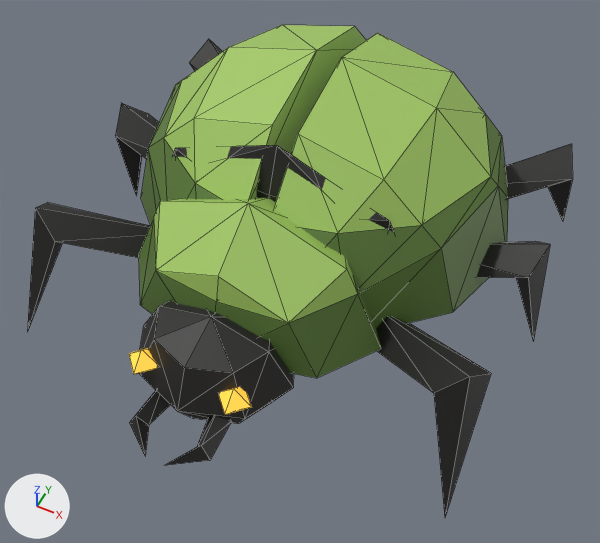
Two versions of the FBX model meshes/Enemies/Mite.fbx, one commit apart.
One viewpoint serves both versions: a 50 mm camera at (1.71, -3.43, 4.5) aimed at (0.16, -0.34, 0.63). Arrows for +X, +Y and +Z are at lower left; the lights stay in place. The picture after the commit comes second. Mesh edges are drawn as thin lines.

The scene before the commit, as lines of its bpy script (objects in view):
```python
me_head_001 = bpy.data.meshes.new('Head.001')
me_head_001.from_pydata(...)  # 74 vertices, 128 faces; spans x -1.06..1.06, y -1.65..1.65, z -0.68..0.68
me_head_001.materials.append(mat_m_2)  # black #1e1d1b
me_legsr_001 = bpy.data.meshes.new('LegsR.001')
me_legsr_001.from_pydata(...)  # 27 vertices, 42 faces; spans x -0.48..0.48, y -1.34..1.34, z -0.48..0.48
me_legsr_001.materials.append(mat_m_2)  # black #1e1d1b
me_shell_001 = bpy.data.meshes.new('Shell.001')
me_shell_001.from_pydata(...)  # 39 vertices, 66 faces; spans x -1.07..1.07, y -1.16..1.16, z -0.37..0.37
me_shell_001.materials.append(mat_m_0)  # green #a2c863
me_shellside_001 = bpy.data.meshes.new('ShellSide.001')
me_shellside_001.from_pydata(...)  # 62 vertices, 112 faces; spans x -1.28..1.28, y -1.31..1.31, z -0.31..0.31
me_shellside_001.materials.append(mat_m_1)  # dark green #5b7a37
ob_head = bpy.data.objects.new('Head', me_head_001)
ob_head.location = (0.0, -0.13, 0.865)
ob_legsr = bpy.data.objects.new('LegsR', me_legsr_001)
ob_legsr.location = (-1.122, 0.18, 0.485)
ob_shell = bpy.data.objects.new('Shell', me_shell_001)
ob_shell.location = (0.0, 0.122, 1.37)
ob_shellside = bpy.data.objects.new('ShellSide', me_shellside_001)
ob_shellside.location = (0.0, 0.17, 0.91)
# also in view: 'LegsL' at (1.12, 0.18, 0.48); 'Eyes' at (0.0, -1.38, 0.7)
```
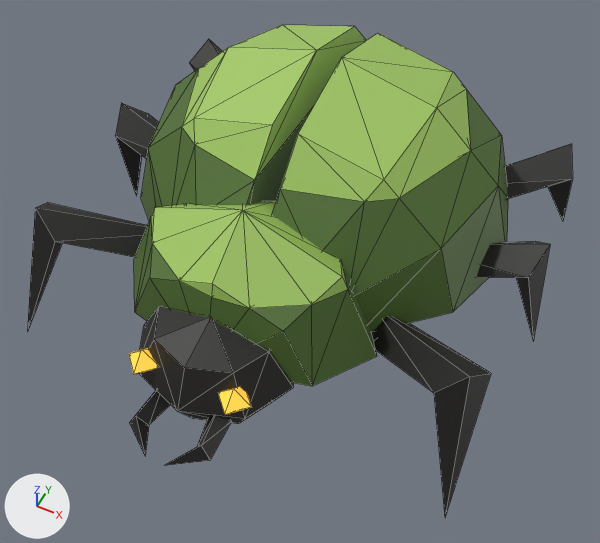
Where the newer file only moved an object's origin or applied its transform, the numbers keep the older frame.

Changed parts and their boxes [x1, y1, x2, y2] in the pictures (600 x 543 px; the box of a moved part takes in the faces that stretch with it):
'Shell', reshaped, moved: before [154, 25, 491, 323]; after [151, 25, 471, 308]
'ShellSide', reshaped (7% taller): before [139, 80, 508, 378]; after [134, 68, 508, 386]
'Head', reshaped: before [129, 145, 394, 465]; after [129, 306, 376, 465]
part 1 of me_shellside_001, moved or reshaped: before [139, 80, 502, 378]; after [134, 68, 502, 386]
part 2 of me_head_001, deleted: before [172, 145, 394, 232]
part 3 of me_shell_001, rebuilt (9% narrower, 11% shorter): before [164, 25, 366, 200]; after [182, 25, 366, 180]
part 4 of me_shell_001, rebuilt (14% shorter): before [154, 198, 358, 323]; after [151, 201, 348, 308]
part 5 of me_shell_001, rebuilt (12% narrower, 15% shorter): before [274, 33, 491, 233]; after [280, 33, 471, 202]

The change in detail:
me_shell_001 is used by ob_shell; location (0.0, 0.122, 1.37).
me_shell_001 had 39 vertices, 66 faces and spanned x -1.07..1.07, y -1.16..1.16, z -0.37..0.37.
me_shell_001 now has 43 vertices, 74 faces and spans x -0.92..0.92, y -1.11..1.11, z -0.33..0.33.
me_shell_001 part 3: the loose piece of 13 vertices spanning x -1.07..-0.08, y -0.68..1.16, z -0.15..0.37 is rebuilt with 13 vertices and now spans x -0.92..-0.08, y -0.46..1.11, z -0.05..0.33.
me_shell_001 part 4: the loose piece of 13 vertices spanning x -0.67..0.67, y -1.16..-0.37, z -0.37..0.03 is rebuilt with 17 vertices and now spans x -0.63..0.63, y -1.11..-0.36, z -0.33..-0.01.
me_shell_001 part 5: the loose piece of 13 vertices spanning x 0.08..1.07, y -0.68..1.16, z -0.15..0.37 is rebuilt with 13 vertices and now spans x 0.08..0.92, y -0.46..1.11, z -0.05..0.33.
me_head_001 is used by ob_head; location (0.0, -0.13, 0.865).
me_head_001 had 74 vertices, 128 faces and spanned x -1.06..1.06, y -1.65..1.65, z -0.68..0.68.
me_head_001 now has 57 vertices, 98 faces and spans x -1.06..1.06, y -1.65..1.65, z -0.68..0.07.
me_head_001 part 2: the loose piece of 17 vertices spanning x -0.98..0.98, y -0.33..-0.01, z -0.26..0.68 is deleted.
me_shellside_001 is used by ob_shellside; location (0.0, 0.17, 0.91).
me_shellside_001 had 62 vertices, 112 faces and spanned x -1.28..1.28, y -1.31..1.31, z -0.31..0.31.
me_shellside_001 now has 70 vertices, 128 faces and spans x -1.28..1.28, y -1.37..1.31, z -0.31..0.45.
Part 1, on me_shellside_001:
11 vertices are removed from x -0.84..0.67, y -1.21..-0.31, z -0.31..0.09.
35 faces are deleted.
5 vertices in x 0.0..0.84, y -1.31..-0.46, z -0.31..0.09 move by (0.0, -0.06, 0.0).
3 vertices in x -1.07..-0.85, y -0.37..0.75, z 0.31 move by (0.15, 0.0, 0.14).
3 vertices in x 0.85..1.07, y -0.37..0.75, z 0.31 move by (-0.15, 0.0, 0.14).
8 vertices move from x -0.46..0.46, y -0.73..1.11, z 0.31 to x -0.54..0.54, y -0.59..0.97, z 0.45.
19 vertices are added at x -0.84..0.63, y -1.25..-0.37, z -0.31..0.17.
51 new faces join them.
Object 'Shell' (ob_shell) moves from (0.0, 0.122, 1.37) to (0.0, 0.034, 1.41).
